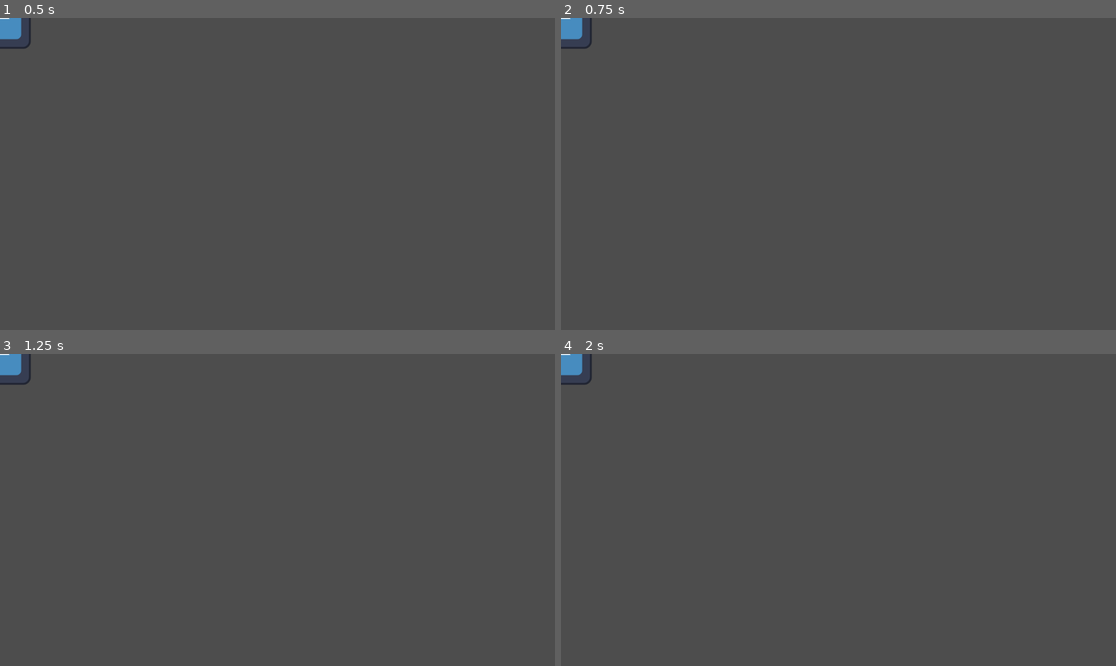
Above: before the commit, frames 1-4 (two rows, left to right).
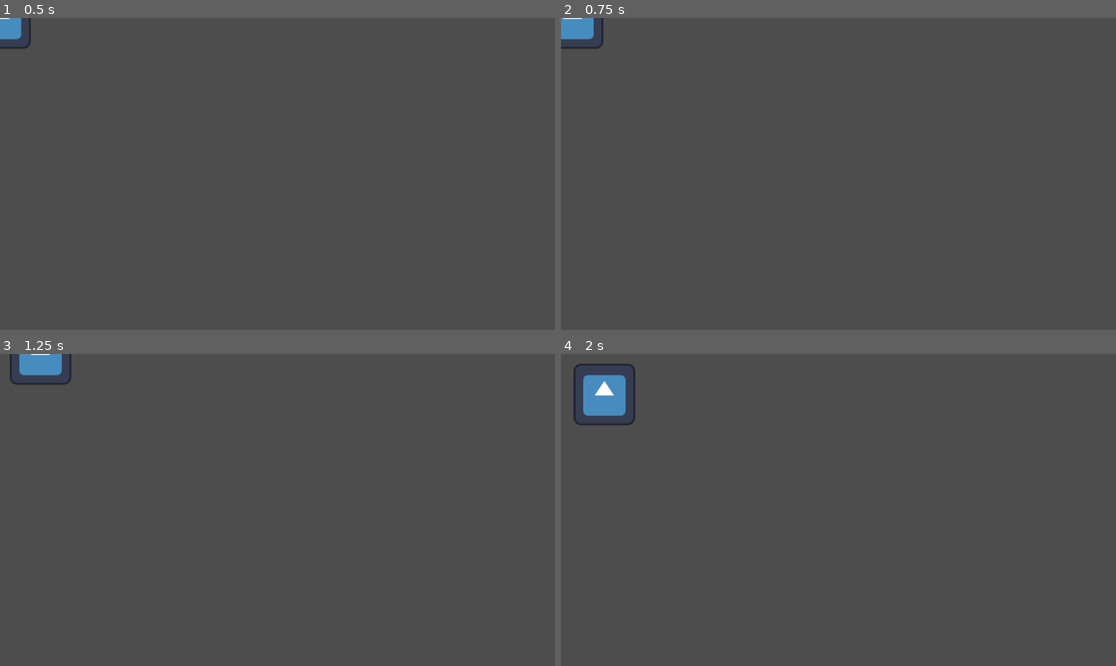
Above: after the commit, the same moments.

Repository: Stanlee1234/Godot-Bomberman
Game: Godot game, scene res://Player.tscn
Two runs of this game, one before a commit and one after it. Both use one fixed random seed, a clock stepped at 60 frames per second and the inputs below. This scene is started directly instead of the project's main scene. The engine's default icon, where the game draws it, is replaced by a stand-in: a white triangle on a blue panel in a dark square.
Inputs (mouse positions are in pixels of both pictures, inside the frame that each line leads up to):
- Up to frame 1 (0.5 s): no input
- Up to frame 2 (0.75 s): tap Enter at 0.5 s; move the mouse to (960, 158) at 0.52 s; hold D (move_right, bound only after the commit) from 0.53 s (still down); tap Space (place_bomb, bound only after the commit) at 0.6 s; click (960, 158) at 0.67 s
- Up to frame 3 (1.25 s): keep holding D (move_right, bound only after the commit)
- Up to frame 4 (2 s): move the mouse to (727, 525) at 1.27 s; release D (move_right, bound only after the commit) at 1.28 s; hold S (move_down, bound only after the commit) from 1.28 s (still down); tap Space (place_bomb, bound only after the commit) at 1.35 s

Frame 1 is identical in both runs. In frame 2, 0.2% of the frame differs, in the area x 0-8%, y 0-10%; in frame 3, 0.9%; in frame 4, 1.6%, in the area x 0-14%, y 0-23%.

Commit message:
feat: add authority-based movement, bombs, and explosion tile sync
Agent-Logs-Url: https://github.com/Stanlee1234/Godot-Bomberman/sessions/f86a9bd6-394d-484c-8eba-04ab81ea68a3

Co-authored-by: Stanlee1234 <108781488+Stanlee1234@users.noreply.github.com>

Diff:
--- /dev/null
+++ b/Bomb.gd
@@ -0,0 +1,25 @@
+extends Node2D
+
+signal detonate_requested(cell: Vector2i, range: int)
+
+@onready var _timer: Timer = $Timer
+
+var cell: Vector2i
+var owner_id := 1
+var blast_range := 3
+
+func _ready():
+    _timer.timeout.connect(_on_timer_timeout)
+
+func setup(p_cell: Vector2i, p_owner_id: int, p_range: int, arm_timer: bool):
+    cell = p_cell
+    owner_id = p_owner_id
+    blast_range = p_range
+    if arm_timer:
+        _timer.start()
+    else:
+        _timer.stop()
+
+func _on_timer_timeout():
+    detonate_requested.emit(cell, blast_range)
+    queue_free()
--- a/Main.gd
+++ b/Main.gd
@@ -1,66 +1,216 @@
 extends Node2D
 
-const PORT = 7777
-const MAX_PLAYERS = 4
+const PORT := 7777
+const MAX_PLAYERS := 4
+const BOMB_SCENE := preload("res://bomb.tscn")
+const BOMB_RANGE := 3
+
+var _active_bomb_cells: Dictionary = {}
+var _spawned_player_ids: Dictionary = {}
 
 func _ready():
-	if OS.has_feature("server"):
-		start_server()
-	else:
-		start_client()
+    if _is_server_mode():
+        start_server()
+    else:
+        start_client()
+
+func _is_server_mode() -> bool:
+    return OS.has_feature("server") or OS.get_cmdline_args().has("--server")
 
 func start_server():
-	var peer = ENetMultiplayerPeer.new()
-	var err = peer.create_server(PORT, MAX_PLAYERS)
-	if err != OK:
-		push_error("failed to start server on port %d: %s" % [PORT, error_string(err)])
-		return
-	multiplayer.multiplayer_peer = peer
-	multiplayer.peer_connected.connect(_on_peer_connected)
-	multiplayer.peer_disconnected.connect(_on_peer_disconnected)
-	print("server started on port %d" % PORT)
+    var peer := ENetMultiplayerPeer.new()
+    var err := peer.create_server(PORT, MAX_PLAYERS)
+    if err != OK:
+        push_error("failed to start server on port %d: %s" % [PORT, error_string(err)])
+        return
+    multiplayer.multiplayer_peer = peer
+    multiplayer.peer_connected.connect(_on_peer_connected)
+    multiplayer.peer_disconnected.connect(_on_peer_disconnected)
+    print("server started on port %d" % PORT)
+    _spawn_player_for_all(multiplayer.get_unique_id())
 
 func start_client():
-	var peer = ENetMultiplayerPeer.new()
-	var err = peer.create_client("127.0.0.1", PORT)
-	if err != OK:
-		push_error("failed to create client for 127.0.0.1:%d: %s" % [PORT, error_string(err)])
-		return
-	multiplayer.multiplayer_peer = peer
-	multiplayer.connected_to_server.connect(_on_connected_to_server)
-	multiplayer.connection_failed.connect(_on_connection_failed)
-	multiplayer.server_disconnected.connect(_on_server_disconnected)
-	print("connecting to server...")
-
-func _on_peer_connected(id):
-	print("peer connected: %d" % id)
-
-func _on_peer_disconnected(id):
-	print("peer disconnected: %d" % id)
-	var existing = $Players.get_node_or_null("Player_%d" % id)
-	if existing:
-		existing.queue_free()
+    var peer := ENetMultiplayerPeer.new()
+    var err := peer.create_client("127.0.0.1", PORT)
+    if err != OK:
+        push_error("failed to create client for 127.0.0.1:%d: %s" % [PORT, error_string(err)])
+        return
+    multiplayer.multiplayer_peer = peer
+    multiplayer.connected_to_server.connect(_on_connected_to_server)
+    multiplayer.connection_failed.connect(_on_connection_failed)
+    multiplayer.server_disconnected.connect(_on_server_disconnected)
+    print("connecting to server...")
+
+func _on_peer_connected(id: int):
+    print("peer connected: %d" % id)
+
+func _on_peer_disconnected(id: int):
+    print("peer disconnected: %d" % id)
+    var existing := $Players.get_node_or_null("Player_%d" % id)
+    if existing:
+        existing.queue_free()
+    _spawned_player_ids.erase(id)
 
 func _on_connected_to_server():
-	print("successfully connected to server")
-	request_player_spawn.rpc_id(1)
+    print("successfully connected to server")
+    request_player_spawn.rpc_id(1)
 
 func _on_connection_failed():
-	print("connection failed")
+    print("connection failed")
 
 func _on_server_disconnected():
-	print("disconnected from server")
+    print("disconnected from server")
 
 @rpc("any_peer", "call_remote", "reliable")
 func request_player_spawn():
-	if not multiplayer.is_server():
-		return
-	var id = multiplayer.get_remote_sender_id()
-	_spawn_player_for_peer(id)
-
-func _spawn_player_for_peer(id):
-	var player = preload("res://Player.tscn").instantiate()
-	player.name = "Player_%d" % id
-	player.set_multiplayer_authority(id)
-	player.position = Vector2(50 + (id * 100), 50)
-	$Players.add_child(player, true)
+    if not multiplayer.is_server():
+        return
+    var id := multiplayer.get_remote_sender_id()
+    for existing_id in _spawned_player_ids.keys():
+        rpc_id(id, "spawn_player", int(existing_id))
+    _spawn_player_for_all(id)
+
+@rpc("authority", "call_local", "reliable")
+func spawn_player(id: int):
+    if $Players.get_node_or_null("Player_%d" % id):
+        return
+    var player := preload("res://Player.tscn").instantiate()
+    player.name = "Player_%d" % id
+    player.set_multiplayer_authority(id)
+    player.position = Vector2(48 + (id * 32), 48)
+    $Players.add_child(player, true)
+
+func _spawn_player_for_all(id: int):
+    if _spawned_player_ids.has(id):
+        return
+    _spawned_player_ids[id] = true
+    spawn_player.rpc(id)
+
+func request_place_bomb_for_player(player_id: int):
+    if multiplayer.is_server():
+        _try_place_bomb_for_peer(player_id)
+    elif player_id == multiplayer.get_unique_id():
+        request_place_bomb.rpc_id(1)
+
+@rpc("any_peer", "call_remote", "reliable")
+func request_place_bomb():
+    if not multiplayer.is_server():
+        return
+    var sender_id := multiplayer.get_remote_sender_id()
+    _try_place_bomb_for_peer(sender_id)
+
+func _try_place_bomb_for_peer(peer_id: int):
+    var player := $Players.get_node_or_null("Player_%d" % peer_id)
+    if player == null:
+        return
+    var tilemap: TileMapLayer = $TileMapLayer
+    var cell := tilemap.local_to_map(tilemap.to_local(player.global_position))
+    if not _can_place_bomb_at_cell(cell):
+        return
+    _active_bomb_cells[cell] = true
+    spawn_bomb.rpc(cell, peer_id)
+
+func _can_place_bomb_at_cell(cell: Vector2i) -> bool:
+    if _active_bomb_cells.has(cell):
+        return false
+    var tilemap: TileMapLayer = $TileMapLayer
+    if not tilemap.get_used_rect().has_point(cell):
+        return false
+    if tilemap.get_cell_source_id(cell) == -1:
+        return false
+    var tile_data := tilemap.get_cell_tile_data(cell)
+    if tile_data == null:
+        return true
+    var is_destructible := bool(tile_data.get_custom_data("destructible"))
+    if is_destructible:
+        return false
+    return tile_data.get_collision_polygons_count(0) == 0
+
+@rpc("authority", "call_local", "reliable")
+func spawn_bomb(cell: Vector2i, owner_id: int):
+    if $Bombs.get_node_or_null("Bomb_%d_%d" % [cell.x, cell.y]):
+        return
+    var bomb := BOMB_SCENE.instantiate()
+    bomb.name = "Bomb_%d_%d" % [cell.x, cell.y]
+    bomb.global_position = _cell_to_world_center(cell)
+    bomb.setup(cell, owner_id, BOMB_RANGE, multiplayer.is_server())
+    bomb.detonate_requested.connect(_on_bomb_detonate_requested)
+    $Bombs.add_child(bomb, true)
+
+func _on_bomb_detonate_requested(cell: Vector2i, blast_range: int):
+    if not multiplayer.is_server():
+        return
+    if not _active_bomb_cells.has(cell):
+        return
+    _active_bomb_cells.erase(cell)
+    var explosion_result := _calculate_explosion(cell, blast_range)
+    rpc("apply_explosion", explosion_result["affected"], explosion_result["destroyed"])
+
+func _calculate_explosion(origin: Vector2i, blast_range: int) -> Dictionary:
+    var tilemap: TileMapLayer = $TileMapLayer
+    var affected: Array[Vector2i] = [origin]
+    var destroyed: Array[Vector2i] = []
+    var directions: Array[Vector2i] = [Vector2i.LEFT, Vector2i.RIGHT, Vector2i.UP, Vector2i.DOWN]
+
+    for dir in directions:
+        for step in range(1, blast_range + 1):
+            var cell := origin + (dir * step)
+            if not tilemap.get_used_rect().has_point(cell):
+                break
+            var tile_data := tilemap.get_cell_tile_data(cell)
+            if tile_data == null:
+                affected.append(cell)
+                continue
+
+            var is_destructible := bool(tile_data.get_custom_data("destructible"))
+            if is_destructible:
+                affected.append(cell)
+                destroyed.append(cell)
+                break
+
+            var is_blocking := tile_data.get_collision_polygons_count(0) > 0
+            if is_blocking:
+                break
+            affected.append(cell)
+
+    return {
+        "affected": affected,
+        "destroyed": destroyed,
+    }
+
+@rpc("authority", "call_local", "reliable")
+func apply_explosion(affected_cells: Array[Vector2i], destroyed_cells: Array[Vector2i]):
+    if not affected_cells.is_empty():
+        var origin := affected_cells[0]
+        var bomb := $Bombs.get_node_or_null("Bomb_%d_%d" % [origin.x, origin.y])
+        if bomb:
+            bomb.queue_free()
+
+    for cell in destroyed_cells:
+        $TileMapLayer.erase_cell(cell)
+
+    for cell in affected_cells:
+        _spawn_explosion_visual(cell)
+
+func _spawn_explosion_visual(cell: Vector2i):
+    var visual := Sprite2D.new()
+    visual.texture = preload("res://bomb.png")
+    visual.modulate = Color(1.0, 0.72, 0.3, 0.9)
+    visual.scale = Vector2(0.75, 0.75)
+    visual.global_position = _cell_to_world_center(cell)
+    $Bombs.add_child(visual)
+
+    var timer := Timer.new()
+    timer.wait_time = 0.2
+    timer.one_shot = true
+    timer.timeout.connect(func():
+        if is_instance_valid(visual):
+            visual.queue_free()
+        timer.queue_free()
+    )
+    add_child(timer)
+    timer.start()
+
+func _cell_to_world_center(cell: Vector2i) -> Vector2:
+    var tilemap: TileMapLayer = $TileMapLayer
+    return tilemap.to_global(tilemap.map_to_local(cell))
--- /dev/null
+++ b/Player.gd
@@ -0,0 +1,16 @@
+extends CharacterBody2D
+
+const SPEED := 120.0
+
+func _physics_process(_delta: float):
+    if not is_multiplayer_authority():
+        return
+
+    var input_vector := Input.get_vector("move_left", "move_right", "move_up", "move_down")
+    velocity = input_vector * SPEED
+    move_and_slide()
+
+    if Input.is_action_just_pressed("place_bomb"):
+        var game := get_parent().get_parent()
+        if game and game.has_method("request_place_bomb_for_player"):
+            game.request_place_bomb_for_player(get_multiplayer_authority())
--- a/Player.tscn
+++ b/Player.tscn
@@ -1,14 +1,16 @@
 [gd_scene format=3 uid="uid://dhj8qb6rktv17"]
 
-[ext_resource type="Texture2D" uid="uid://b57uf7p6628xv" path="res://icon.svg" id="1"]
+[ext_resource type="Script" path="res://Player.gd" id="1_l0rcm"]
+[ext_resource type="Texture2D" uid="uid://b57uf7p6628xv" path="res://icon.svg" id="2"]
 
 [sub_resource type="RectangleShape2D" id="1"]
 size = Vector2(32, 32)
 
 [node name="Player" type="CharacterBody2D" unique_id=432820069]
+script = ExtResource("1_l0rcm")
 
 [node name="Sprite2D" type="Sprite2D" parent="." unique_id=122246480]
-texture = ExtResource("1")
+texture = ExtResource("2")
 
 [node name="CollisionShape2D" type="CollisionShape2D" parent="." unique_id=1990775376]
 shape = SubResource("1")
--- a/bomb.tscn
+++ b/bomb.tscn
@@ -1,13 +1,15 @@
 [gd_scene format=3 uid="uid://c02b85f1ecvt8"]
 
-[ext_resource type="Texture2D" uid="uid://bjogjj228oaaf" path="res://bomb.png" id="1_573fp"]
+[ext_resource type="Script" path="res://Bomb.gd" id="1_llkw8"]
+[ext_resource type="Texture2D" uid="uid://bjogjj228oaaf" path="res://bomb.png" id="2_573fp"]
 
 [node name="Bomb" type="Node2D" unique_id=513441787]
+script = ExtResource("1_llkw8")
 
 [node name="Timer" type="Timer" parent="." unique_id=217888472]
 wait_time = 2.0
 one_shot = true
-autostart = true
+autostart = false
 
 [node name="Sprite2D" type="Sprite2D" parent="." unique_id=1749296952]
-texture = ExtResource("1_573fp")
+texture = ExtResource("2_573fp")
--- a/project.godot
+++ b/project.godot
@@ -27,3 +27,26 @@
 
 textures/canvas_textures/default_texture_filter=0
 rendering_device/driver.windows="d3d12"
+
+[input]
+
+move_left={
+"deadzone": 0.5,
+"events": [Object(InputEventKey,"resource_local_to_scene":false,"resource_name":"","device":-1,"window_id":0,"alt_pressed":false,"shift_pressed":false,"ctrl_pressed":false,"meta_pressed":false,"pressed":false,"keycode":0,"physical_keycode":65,"key_label":0,"unicode":97,"location":0,"echo":false,"script":null), Object(InputEventKey,"resource_local_to_scene":false,"resource_name":"","device":-1,"window_id":0,"alt_pressed":false,"shift_pressed":false,"ctrl_pressed":false,"meta_pressed":false,"pressed":false,"keycode":0,"physical_keycode":4194319,"key_label":0,"unicode":0,"location":0,"echo":false,"script":null)]
+}
+move_right={
+"deadzone": 0.5,
+"events": [Object(InputEventKey,"resource_local_to_scene":false,"resource_name":"","device":-1,"window_id":0,"alt_pressed":false,"shift_pressed":false,"ctrl_pressed":false,"meta_pressed":false,"pressed":false,"keycode":0,"physical_keycode":68,"key_label":0,"unicode":100,"location":0,"echo":false,"script":null), Object(InputEventKey,"resource_local_to_scene":false,"resource_name":"","device":-1,"window_id":0,"alt_pressed":false,"shift_pressed":false,"ctrl_pressed":false,"meta_pressed":false,"pressed":false,"keycode":0,"physical_keycode":4194321,"key_label":0,"unicode":0,"location":0,"echo":false,"script":null)]
+}
+move_up={
+"deadzone": 0.5,
+"events": [Object(InputEventKey,"resource_local_to_scene":false,"resource_name":"","device":-1,"window_id":0,"alt_pressed":false,"shift_pressed":false,"ctrl_pressed":false,"meta_pressed":false,"pressed":false,"keycode":0,"physical_keycode":87,"key_label":0,"unicode":119,"location":0,"echo":false,"script":null), Object(InputEventKey,"resource_local_to_scene":false,"resource_name":"","device":-1,"window_id":0,"alt_pressed":false,"shift_pressed":false,"ctrl_pressed":false,"meta_pressed":false,"pressed":false,"keycode":0,"physical_keycode":4194320,"key_label":0,"unicode":0,"location":0,"echo":false,"script":null)]
+}
+move_down={
+"deadzone": 0.5,
+"events": [Object(InputEventKey,"resource_local_to_scene":false,"resource_name":"","device":-1,"window_id":0,"alt_pressed":false,"shift_pressed":false,"ctrl_pressed":false,"meta_pressed":false,"pressed":false,"keycode":0,"physical_keycode":83,"key_label":0,"unicode":115,"location":0,"echo":false,"script":null), Object(InputEventKey,"resource_local_to_scene":false,"resource_name":"","device":-1,"window_id":0,"alt_pressed":false,"shift_pressed":false,"ctrl_pressed":false,"meta_pressed":false,"pressed":false,"keycode":0,"physical_keycode":4194322,"key_label":0,"unicode":0,"location":0,"echo":false,"script":null)]
+}
+place_bomb={
+"deadzone": 0.5,
+"events": [Object(InputEventKey,"resource_local_to_scene":false,"resource_name":"","device":-1,"window_id":0,"alt_pressed":false,"shift_pressed":false,"ctrl_pressed":false,"meta_pressed":false,"pressed":false,"keycode":0,"physical_keycode":32,"key_label":0,"unicode":32,"location":0,"echo":false,"script":null)]
+}
Not shown, changed: README.md
